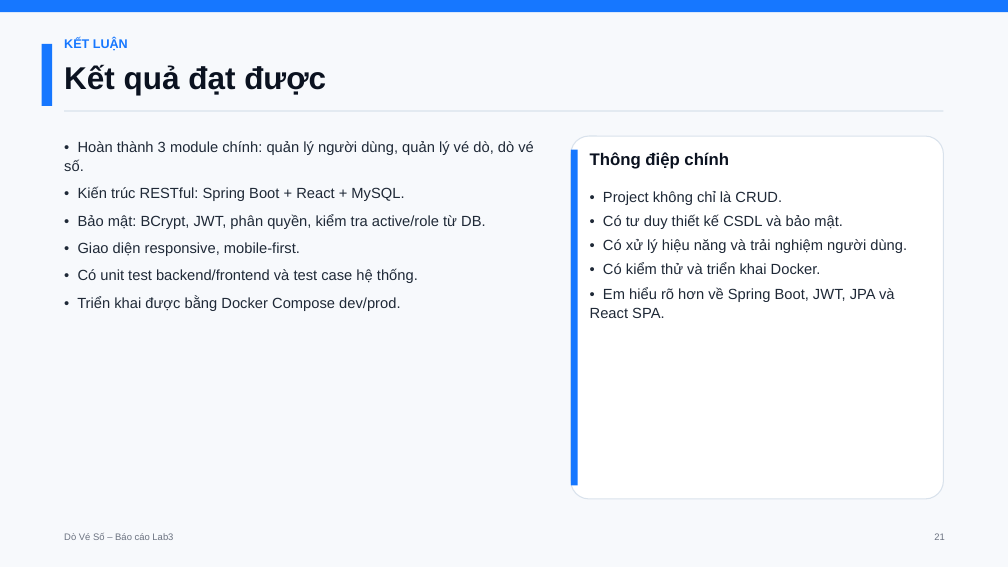
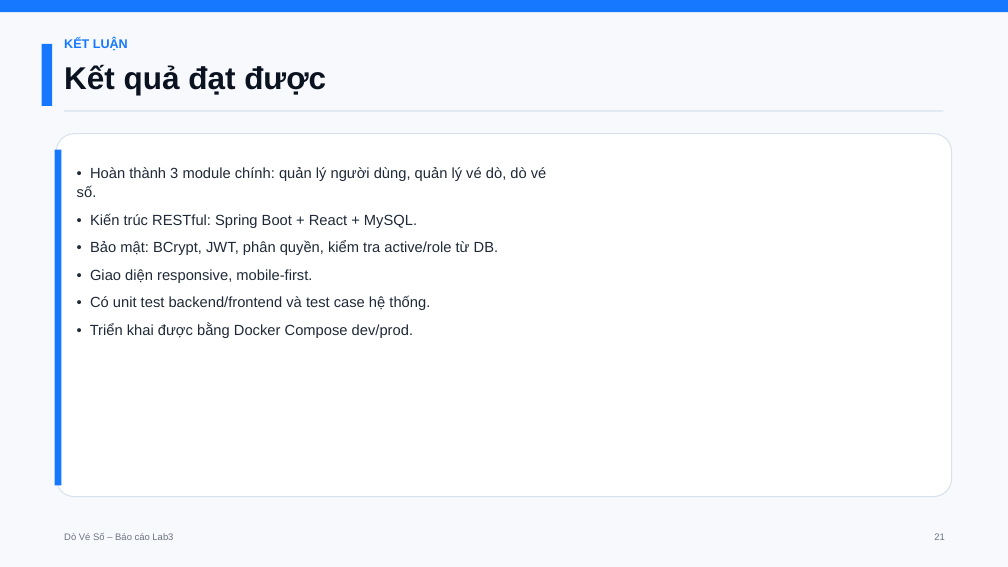
Before and after one commit to Stratoze/lab301, a slide deck: slide 21 of Task 9/Presentation/DoVeSo_BaoCao_Lab3.pptx. Drawn at 1008x567 pixels with LibreOffice and Linux fonts; fonts in the diff are those of the drawing. Boxes give left, top, right and bottom in pixels: in the first picture for what was removed or moved away, otherwise in the second. Text is boxed around its words. In the diff, an @@ line names an element or a change of style, - is before the commit and + after.

```diff
--- a/Task 9/Presentation/DoVeSo_BaoCao_Lab3.pptx
+++ b/Task 9/Presentation/DoVeSo_BaoCao_Lab3.pptx
@@ rounded rectangle: place and size @@
-rounded rectangle at (571, 136, 944, 499)
+rounded rectangle at (56, 134, 952, 497)
@@ rectangle: place and size @@
-rectangle at (571, 150, 578, 485)
+rectangle at (54, 150, 61, 485)
@@ text "• Hoàn thành 3 module ...": place and size @@
-text "• Hoàn thành 3 module ..." at (64, 141, 534, 311)
+text "• Hoàn thành 3 module ..." at (77, 167, 547, 338)
@@ text removed at (590, 152, 729, 169) @@
-Thông điệp chính
@@ text removed at (590, 191, 907, 318) @@
-• Project không chỉ là CRUD.
-• Có tư duy thiết kế CSDL và bảo mật.
-• Có xử lý hiệu năng và trải nghiệm người dùng.
-• Có kiểm thử và triển khai Docker.
-• Em hiểu rõ hơn về Spring Boot, JWT, JPA và React SPA.
```
Also in this commit, not shown: 11 other slides changed, 6 other files.
